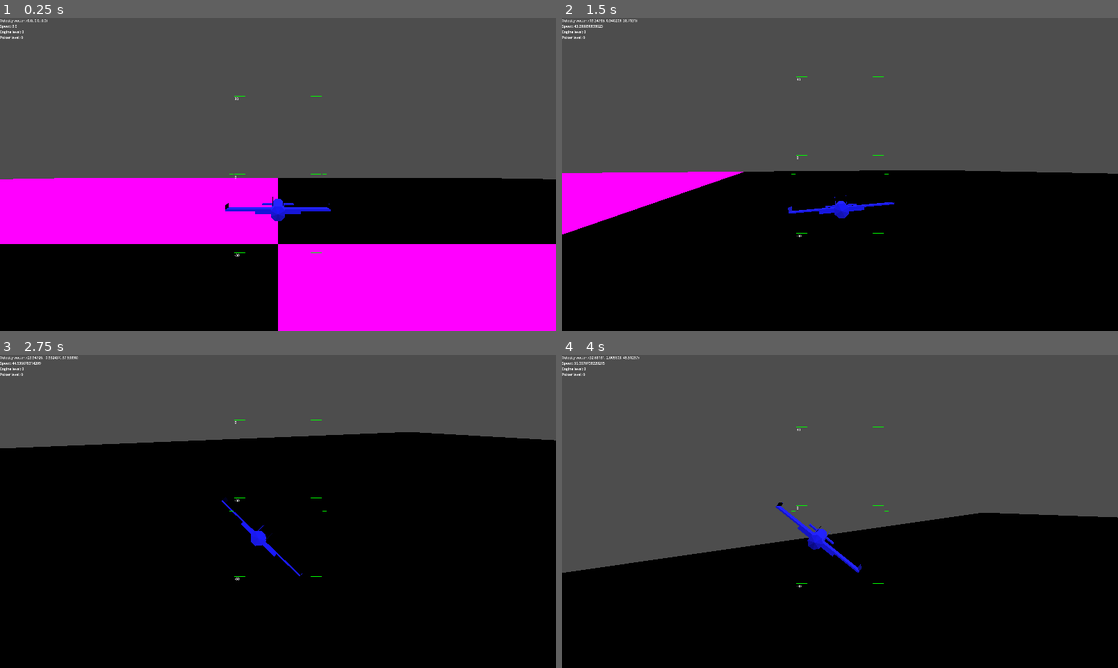
Above: before the commit, frames 1-4 (two rows, left to right).
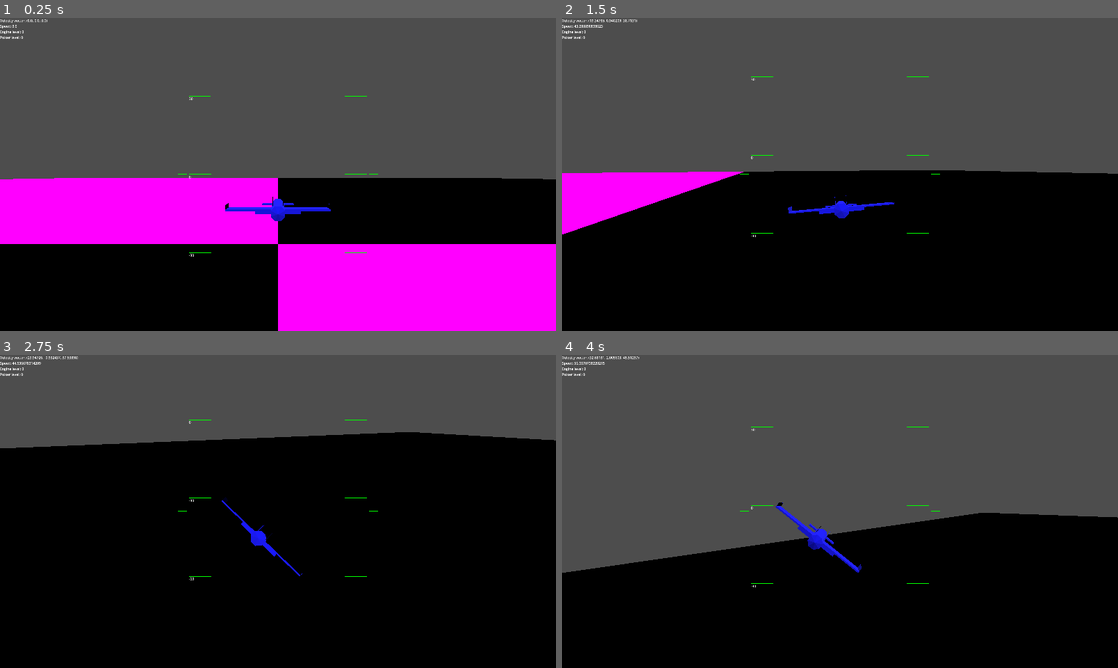
Above: after the commit, the same moments.

Repository: voidstarjms/shimmer
Game: Godot game, scene res://main.tscn
The game is run twice, just before and just after one commit, with the same random seed, the same clock (stepped at 60 frames per second) and the same inputs.
Inputs:
- Up to frame 1 (0.25 s): no input
- Up to frame 2 (1.5 s): tap Enter at 0.5 s; hold Right (strafe_right) 0.53-1.28 s; tap Space (dash) at 0.6 s; hold K (pitch_down) from 1.28 s (still down); tap A (roll_ccw) at 1.35 s
- Up to frame 3 (2.75 s): release K (pitch_down) at 2.03 s; hold Right (strafe_right) from 2.03 s (still down); hold D (roll_cw) from 2.03 s (still down)
- Up to frame 4 (4 s): release Right (strafe_right) at 2.78 s; release D (roll_cw) at 2.78 s; hold I (pitch_up) 2.78-3.53 s; tap Shift at 2.85 s; hold Left (strafe_left) from 3.53 s (still down); tap Space (dash) at 3.6 s

The runs differ from the first frame. In frame 1, 0.1% of the frame differs, in the area x 32-68%, y 24-77%; in frame 2, 0.1%; in frame 3, 0.1%, in the area x 32-68%, y 20-72%; in frame 4, 0.1%.

Commit message:
Implemented pitch ladder scaling with window resizing

Diff:
--- a/gui.gd
+++ b/gui.gd
@@ -1,9 +1,9 @@
 extends Control
 
-const pitch_ladder_outer_width = 200
-const pitch_ladder_inner_width = 150
-const pitch_ladder_level_mark_outer_width = 205
-const pitch_ladder_level_mark_inner_width = 225
+var pitch_ladder_outer_width
+var pitch_ladder_inner_width
+var pitch_ladder_level_mark_outer_width
+var pitch_ladder_level_mark_inner_width
 const pi_over_6 = PI / 6
 const pi_over_4 = PI / 4
 const pi_over_2 = PI / 2
@@ -12,8 +12,17 @@
 var pitch_marker_text
 var max_pitch_ladder_vert
 
+func _on_window_resized():
+	var window = get_window()
+	pitch_ladder_level_mark_outer_width = window.size.x * 0.18
+	pitch_ladder_level_mark_inner_width = window.size.x * 0.164
+	pitch_ladder_outer_width = window.size.x * 0.16
+	pitch_ladder_inner_width = window.size.x * 0.12
+	max_pitch_ladder_vert = window.size.y * 0.375
+
 func _ready() -> void:
-	max_pitch_ladder_vert = 3 * get_viewport_rect().size.y / 8
+	get_window().size_changed.connect(_on_window_resized)
+	_on_window_resized()
 	var pitch_mark_count = int(180 / pitch_mark_increment) + 1
 	pitch_marker_text = Array()
 	for i in pitch_mark_count:
Not shown, changed: export_presets.cfg
